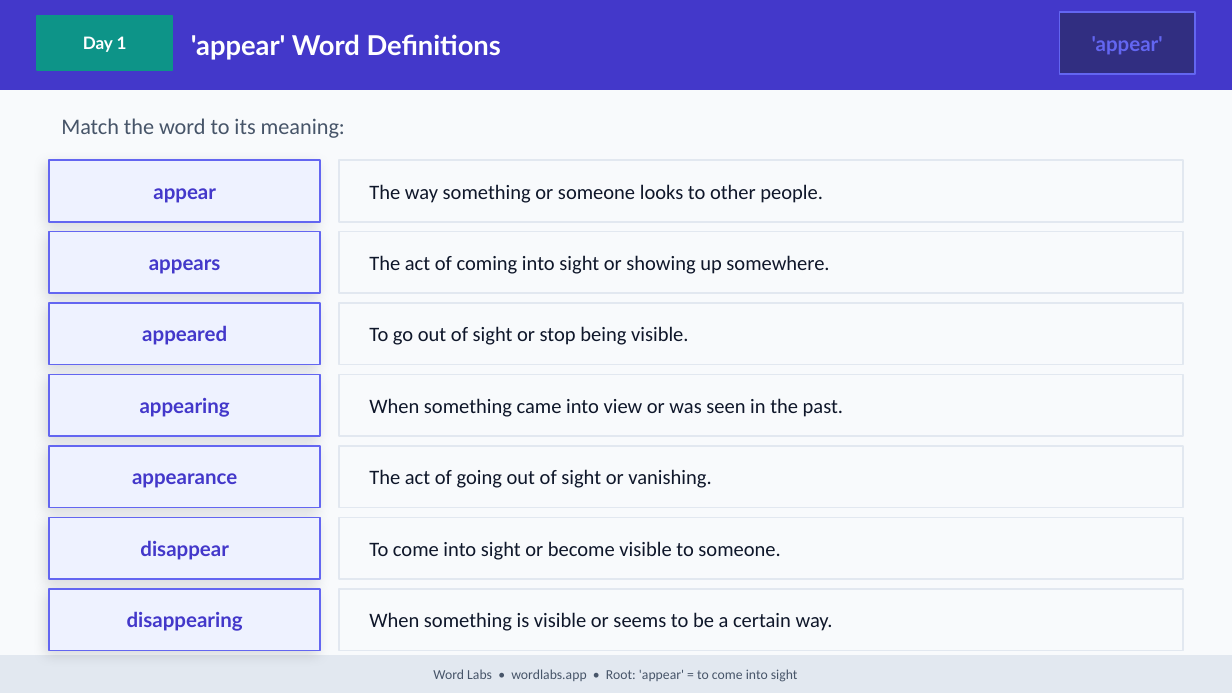
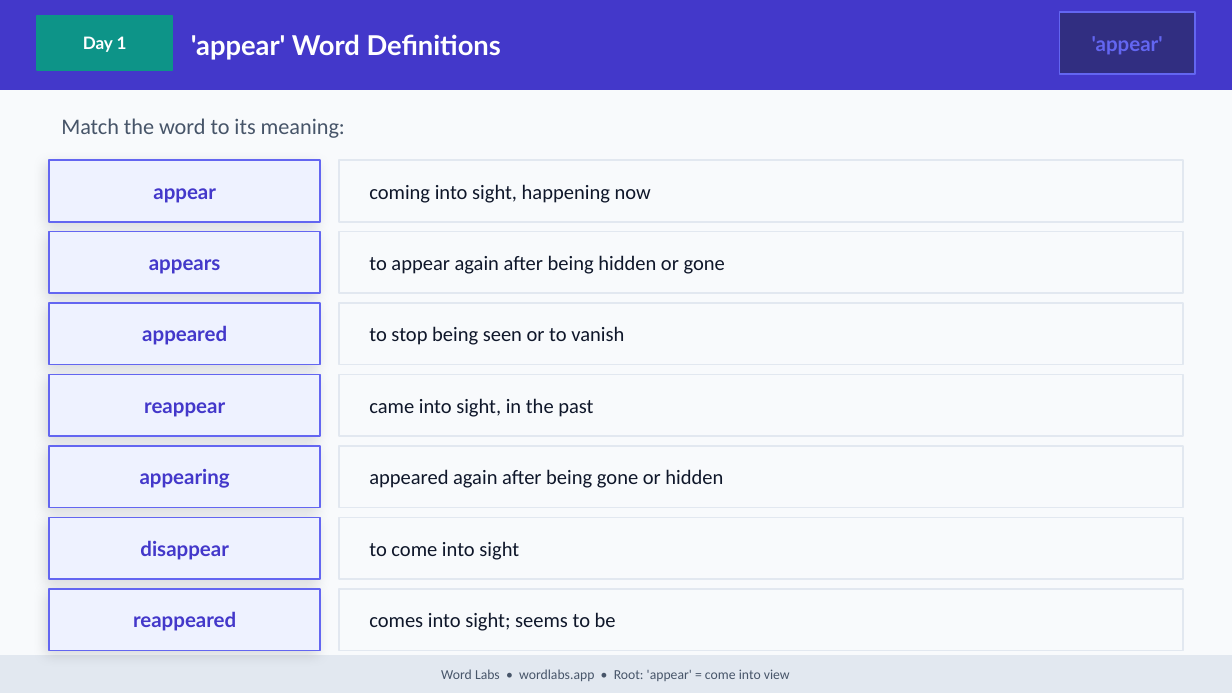
Before and after one commit to NickD135/morphology-builder, a slide deck: slide 8 of output/wordlabs-appear-3day.pptx. Drawn at 1232x693 pixels with LibreOffice and Linux fonts; fonts in the diff are those of the drawing. Boxes give left, top, right and bottom in pixels: in the first picture for what was removed or moved away, otherwise in the second. Text is boxed around its words. In the diff, an @@ line names an element or a change of style, - is before the commit and + after.

```diff
--- a/output/wordlabs-appear-3day.pptx
+++ b/output/wordlabs-appear-3day.pptx
@@ text at <box>369,184,651,203</box>: text changed @@
-The way something or someone looks to other people.
+coming into sight, happening now
@@ text at <box>369,255,725,274</box>: text changed @@
-The act of coming into sight or showing up somewhere.
+to appear again after being hidden or gone
@@ text at <box>369,326,624,345</box>: text changed @@
-To go out of sight or stop being visible.
+to stop being seen or to vanish
@@ text added at <box>144,402,225,417</box>, 12 pt, text #4338CA, bold @@
+reappear
@@ text at <box>369,398,593,417</box>: text changed @@
-When something came into view or was seen in the past.
+came into sight, in the past
@@ text "appearing": place and size @@
-text "appearing" at <box>140,398,230,417</box>
+text "appearing" at <box>140,469,230,488</box>
@@ text removed at <box>132,473,237,488</box> @@
-appearance
@@ text at <box>369,469,723,488</box>: text changed @@
-The act of going out of sight or vanishing.
+appeared again after being gone or hidden
@@ text at <box>369,541,519,560</box>: text changed @@
-To come into sight or become visible to someone.
+to come into sight
@@ text at <box>133,611,236,631</box>: text changed @@
-disappearing
+reappeared
@@ text at <box>369,612,616,631</box>: text changed @@
-When something is visible or seems to be a certain way.
+comes into sight; seems to be
@@ text at <box>441,669,790,681</box>: text changed @@
-Word Labs • wordlabs.app • Root: 'appear' = to come into sight
+Word Labs • wordlabs.app • Root: 'appear' = come into view
```
Also in this commit, not shown: 34 other slides changed, 4 other files.
